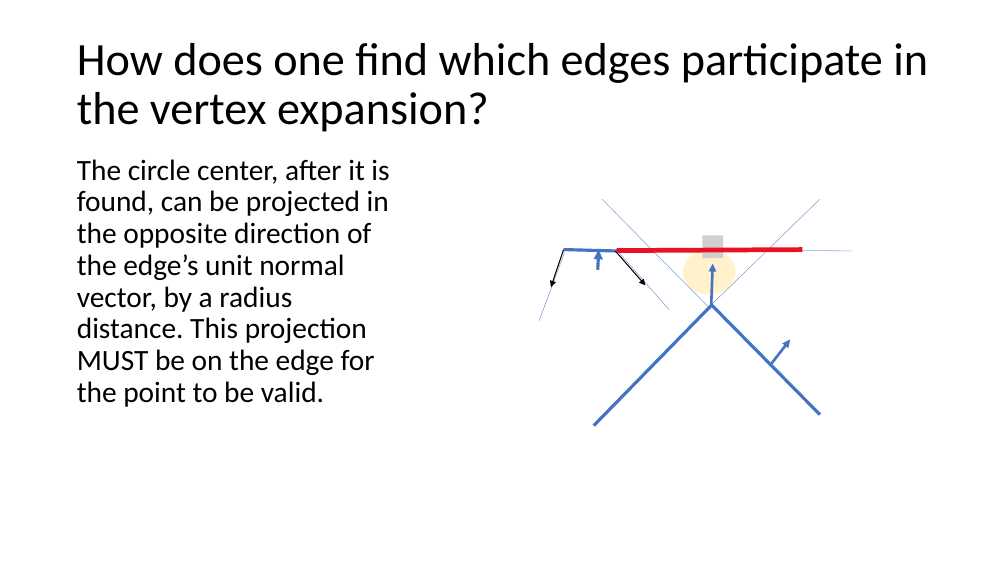
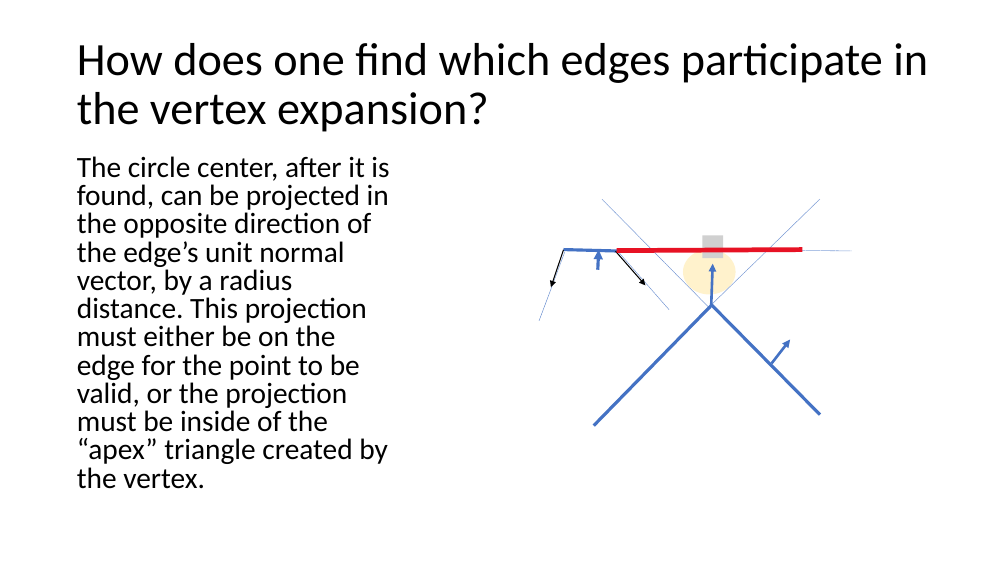
Before and after one commit to ivsg-psu/ivsg-psu-PathPlanning_MapTools_VertexSkeleton, a slide deck: slide 30 of Documents/VertexSkeletonClassLibrary.pptx (slide 28 before the commit). Drawn at 1008x567 pixels with LibreOffice and Linux fonts; fonts in the diff are those of the drawing; grey boxes stand for pictures. Boxes give left, top, right and bottom in pixels: in the first picture for what was removed or moved away, otherwise in the second. Text is boxed around its words. In the diff, an @@ line names an element or a change of style, - is before the commit and + after.

```diff
--- a/Documents/VertexSkeletonClassLibrary.pptx
+++ b/Documents/VertexSkeletonClassLibrary.pptx
@@ text at box(77, 156, 389, 489): text changed @@
-The circle center, after it is found, can be projected in the opposite direction of the edge’s unit normal vector, by a radius distance. This projection MUST be on the edge for the point to be valid.
+The circle center, after it is found, can be projected in the opposite direction of the edge’s unit normal vector, by a radius distance. This projection must either be on the edge for the point to be valid, or the projection must be inside of the “apex” triangle created by the vertex.
```
Also in this commit, not shown: 1 other slide changed, 4 slides added, 1 slide removed, 8 other files.
